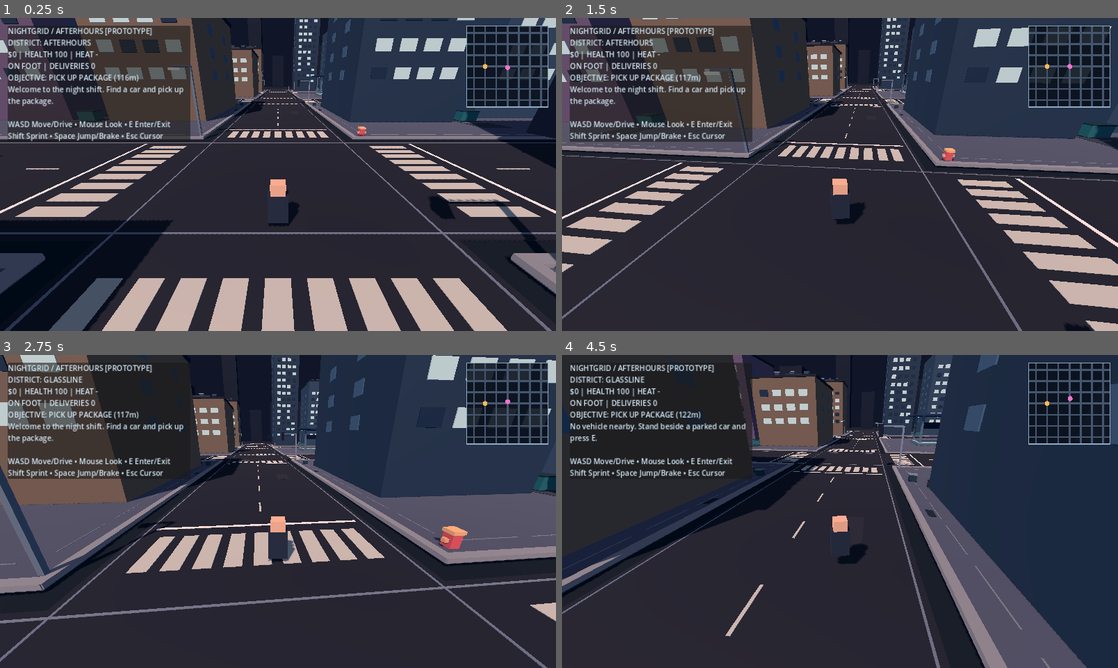
Above: before the commit, frames 1-4 (two rows, left to right).
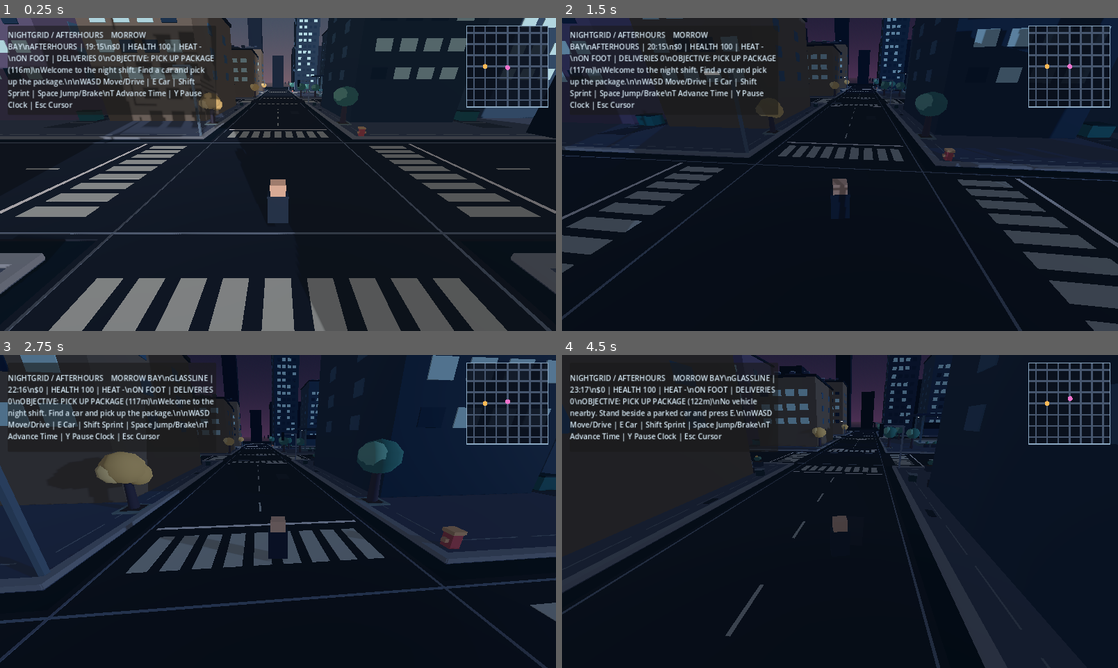
Above: after the commit, the same moments.

Repository: ProhibitedTV/NightGrid-Afterhours
Game: Godot game, scene res://scenes/main.tscn
Same seed, same stepped clock (60 frames per second), same inputs: the game is played once before the commit and once after it.
Inputs (mouse positions are in pixels of both pictures, inside the frame that each line leads up to):
- Up to frame 1 (0.25 s): no input
- Up to frame 2 (1.5 s): tap Enter at 0.5 s; move the mouse to (867, 174) at 0.52 s; hold W from 0.53 s (still down); tap T at 0.6 s; tap Space at 0.77 s; tap Y at 0.8, 1.35 s; move the mouse to (812, 174) at 1.27 s
- Up to frame 3 (2.75 s): keep holding W; tap Space at 1.52 s; tap T at 1.55, 2.1 s; move the mouse to (289, 505) at 2.02 s; tap Y at 2.3 s
- Up to frame 4 (4.5 s): keep holding W; move the mouse to (834, 517) at 2.77 s; tap Y at 2.85, 3.8 s; tap Space at 3.02, 3.77 s; tap T at 3.05 s; move the mouse to (878, 514) at 3.52 s; hold Shift 3.53-4.28 s; move the mouse to (795, 508) at 4.27 s; tap E at 4.35 s

The runs differ from the first frame. In frame 1, 58% of the frame differs, in the area x 0-100%, y 0-100%; in frame 2, 86%; in frame 3, 79%; in frame 4, 72%.

Commit message:
feat(world): connect clock, responsive lighting, planted city and landmark HUD

Diff:
--- a/scripts/world.gd
+++ b/scripts/world.gd
@@ -5,6 +5,8 @@
 const CarScript = preload("res://scripts/car.gd")
 const MinimapScript = preload("res://scripts/minimap.gd")
 const CityDetailsScript = preload("res://scripts/city_details.gd")
+const DayNightScript = preload("res://scripts/day_night.gd")
+const FloraScript = preload("res://scripts/flora.gd")
 const CELL = 58.0
 const GRID_RADIUS = 3
 const PLAYER_START = Vector3(0.0, 1.15, 6.0)
@@ -32,6 +34,10 @@
 var hud_label: Label
 var minimap: Control
 var city_details: Node3D
+var flora: Node3D
+var day_night: Node
+var world_environment: WorldEnvironment
+var sun_light: DirectionalLight3D
 var yaw := 0.0
 var pitch := 0.42
 var cash := 0
@@ -48,6 +54,7 @@
 	rng.seed = 834726
 	_build_environment()
 	_build_city()
+	_build_world_systems()
 	_create_player()
 	_spawn_traffic()
 	_create_camera()
@@ -68,6 +75,10 @@
 				Input.mouse_mode = Input.MOUSE_MODE_VISIBLE if Input.mouse_mode == Input.MOUSE_MODE_CAPTURED else Input.MOUSE_MODE_CAPTURED
 			KEY_E:
 				_toggle_car()
+			KEY_T:
+				day_night.call("advance_hour", 1.0)
+			KEY_Y:
+				day_night.call("toggle_pause")
 
 func _process(delta: float) -> void:
 	if not is_instance_valid(player):
@@ -247,7 +258,7 @@
 	return visual
 
 func _build_environment() -> void:
-	var world_environment := WorldEnvironment.new()
+	world_environment = WorldEnvironment.new()
 	var environment := Environment.new()
 	environment.background_mode = Environment.BG_COLOR
 	environment.background_color = Color("101627")
@@ -256,12 +267,12 @@
 	environment.ambient_light_energy = 0.65
 	world_environment.environment = environment
 	add_child(world_environment)
-	var sun := DirectionalLight3D.new()
-	sun.rotation_degrees = Vector3(-48.0, -27.0, 0.0)
-	sun.light_color = Color("ffc39e")
-	sun.light_energy = 0.7
-	sun.shadow_enabled = true
-	add_child(sun)
+	sun_light = DirectionalLight3D.new()
+	sun_light.rotation_degrees = Vector3(-48.0, -27.0, 0.0)
+	sun_light.light_color = Color("ffc39e")
+	sun_light.light_energy = 0.7
+	sun_light.shadow_enabled = true
+	add_child(sun_light)
 	_box(self, Vector3(0.0, -0.58, 0.0), Vector3(600.0, 1.0, 600.0), Color("18242e"), true)
 
 func _build_city() -> void:
@@ -280,6 +291,17 @@
 	city_details.name = "CityDetails"
 	add_child(city_details)
 	city_details.call("generate")
+
+func _build_world_systems() -> void:
+	# Geography and story anchors are authored; botanical infill is seeded.
+	flora = FloraScript.new()
+	flora.name = "CityFlora"
+	add_child(flora)
+	flora.call("generate")
+	day_night = DayNightScript.new()
+	day_night.name = "DayNight"
+	add_child(day_night)
+	day_night.call("configure", world_environment, sun_light, city_details)
 
 func _create_player() -> void:
 	player = CharacterBody3D.new()
@@ -386,7 +408,7 @@
 	add_child(ui)
 	var backing := PanelContainer.new()
 	backing.position = Vector2(18.0, 18.0)
-	backing.custom_minimum_size = Vector2(420.0, 162.0)
+	backing.custom_minimum_size = Vector2(480.0, 205.0)
 	ui.add_child(backing)
 	hud_label = Label.new()
 	hud_label.add_theme_font_size_override("font_size", 17)
@@ -407,12 +429,15 @@
 
 func _update_hud() -> void:
 	var district: String = city_details.call("get_district_at", _actor().global_position)
+	var landmark: String = city_details.call("get_nearby_landmark", _actor().global_position)
+	var local_name := district if landmark.is_empty() else "%s / %s" % [district, landmark]
+	var clock: String = day_night.call("clock_string")
 	var vehicle_text := "ON FOOT" if current_car == null else "DRIVING • %d km/h" % int(current_car.call("speed_kph"))
 	var wanted_text := "-" if heat < 0.15 else "★".repeat(maxi(1, ceili(heat)))
 	var mission := "DELIVER PACKAGE" if carrying else "PICK UP PACKAGE"
 	var distance := roundi(_actor().global_position.distance_to(mission_position))
 	var message := notification if notification_time > 0.0 else ""
-	hud_label.text = "NIGHTGRID / AFTERHOURS [PROTOTYPE]\nDISTRICT: %s\n$%d | HEALTH %d | HEAT %s\n%s | DELIVERIES %d\nOBJECTIVE: %s (%dm)\n%s\n\nWASD Move/Drive • Mouse Look • E Enter/Exit\nShift Sprint • Space Jump/Brake • Esc Cursor" % [district, cash, ceili(health), wanted_text, vehicle_text, deliveries, mission, distance, message]
+	hud_label.text = "NIGHTGRID / AFTERHOURS    MORROW BAY\\n%s | %s\\n$%d | HEALTH %d | HEAT %s\\n%s | DELIVERIES %d\\nOBJECTIVE: %s (%dm)\\n%s\\n\\nWASD Move/Drive | E Car | Shift Sprint | Space Jump/Brake\\nT Advance Time | Y Pause Clock | Esc Cursor" % [local_name, clock, cash, ceili(health), wanted_text, vehicle_text, deliveries, mission, distance, message]
 
 func get_map_state() -> Dictionary:
 	var car_positions: Array[Vector2] = []
